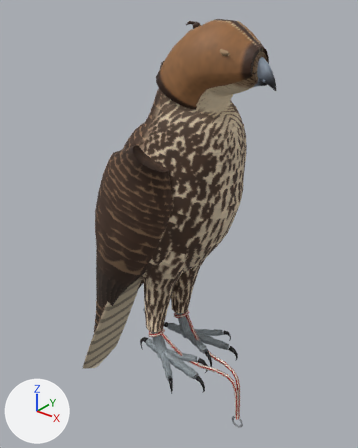
Before and after pictures for a commit that changed the glTF model assets_src/birds/saker_hooded.glb.
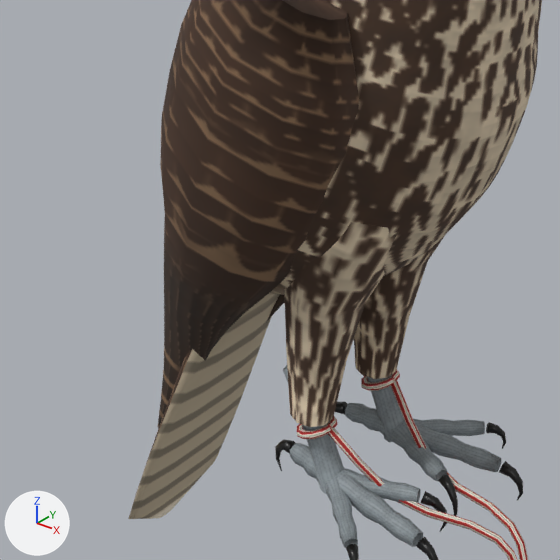
The first picture shows the older version from a 50 mm lens placed at (0.278, -0.342, 0.364), pointed at (-0.013, 0.021, 0.138). The close-ups show the older and then the newer version on the part from 9% to 70% of the width and 37% to 86% of the height of that picture. Only the edits that show in the close-ups are written down. The lights are fixed; the arrows at lower left show +X, +Y and +Z. Where no turn or scale is listed for an object, it has been applied to the vertices. Vertices at exactly the same position are counted once.

The older version as bpy lines, for what is in view:
```python
me_saker_body = bpy.data.meshes.new('saker_body')
me_saker_body.from_pydata(...)  # 3014 vertices, 5896 faces; spans x -0.142..0.098, y -0.073..0.073, z -0.108..0.335
me_saker_body.materials.append(mat_saker)
me_saker_jesses = bpy.data.meshes.new('saker_jesses')
me_saker_jesses.from_pydata(...)  # 284 vertices, 560 faces; spans x -0.0184..0.0913, y -0.0309..0.0309, z -0.0669..0.0311
me_saker_jesses.materials.append(mat_saker)
ob_saker_body = bpy.data.objects.new('saker_body', me_saker_body)
ob_saker_body.location = (0.0, 0.0, 0.0)
ob_saker_jesses = bpy.data.objects.new('saker_jesses', me_saker_jesses)
ob_saker_jesses.location = (0.0, 0.0, 0.0)
```
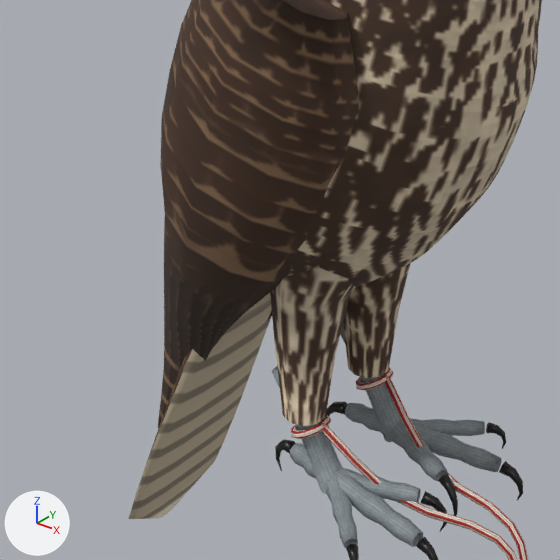
What the commit changed:
me_saker_body is used by ob_saker_body; location (0.0, 0.0, 0.0).
me_saker_body had 3014 vertices, 5896 faces and spanned x -0.142..0.098, y -0.073..0.073, z -0.108..0.335.
me_saker_body now has 2738 vertices, 5352 faces and spans x -0.142..0.098, y -0.073..0.073, z -0.108..0.335.
me_saker_body part 1: the loose piece of 52 vertices spanning x -0.021..0.038, y -0.046..0.006, z 0.032..0.16 is rebuilt with 52 vertices and now spans x -0.028..0.033, y -0.05..0.01, z 0.031..0.165.
me_saker_body part 2: the loose piece of 52 vertices spanning x -0.021..0.038, y -0.006..0.046, z 0.032..0.16 is rebuilt with 52 vertices and now spans x -0.028..0.033, y -0.01..0.05, z 0.031..0.165.
me_saker_body part 3: 54 vertices moved from x -0.026..0.006, y -0.028..0.028, z -0.002..0.056 to x -0.032..0.005, y -0.028..0.028, z -0.003..0.053.
Other edits to the shape of me_saker_body do not show in these pictures.
me_saker_jesses is used by ob_saker_jesses; location (0.0, 0.0, 0.0).
me_saker_jesses had 284 vertices, 560 faces and spanned x -0.0184..0.0913, y -0.0309..0.0309, z -0.0669..0.0311.
me_saker_jesses now has 284 vertices, 560 faces and spans x -0.0215..0.0913, y -0.0309..0.0309, z -0.0669..0.0305.
me_saker_jesses part 4: the loose piece of 60 vertices spanning x -0.0184..-0.0011, y 0.0124..0.0309, z 0.0224..0.0311 is turned -7.5 degrees about the y axis through the mesh origin.
me_saker_jesses part 5: the loose piece of 60 vertices spanning x -0.0184..-0.0011, y -0.0309..-0.0124, z 0.0224..0.0311 is turned -7.5 degrees about the y axis through the mesh origin.
me_saker_jesses part 6: 42 of 284 vertices moved; they spanned x -0.0044..0.0412, y -0.0232..0.0232, z -0.0012..0.0306 and now span x -0.008..0.0414, y -0.0233..0.0233, z -0.0011..0.0301; mean shift (-0.0015, 0.0, -0.0003); largest move (-0.002, 0.0232, 0.0297) -> (-0.0059, 0.0233, 0.0291).

What differs and where, as boxes (x1, y1, x2, y2) in the close-ups (560 x 560 px; the box of a moved part takes in the faces that stretch with it):
'saker_jesses', reshaped: before (297, 369, 529, 560); after (291, 367, 529, 560)
part 1 of me_saker_body, rebuilt: before (284, 222, 399, 427); after (270, 265, 355, 426)
part 2 of me_saker_body, rebuilt: before (354, 234, 446, 379); after (343, 263, 411, 378)
part 3 of me_saker_body, moved or reshaped: before (283, 339, 404, 494); after (272, 324, 401, 494)
part 4 of me_saker_jesses, moved or reshaped: before (361, 369, 400, 391); after (356, 367, 393, 391)
part 5 of me_saker_jesses, moved or reshaped: before (297, 416, 337, 439); after (291, 414, 331, 439)
part 6 of me_saker_jesses, moved or reshaped: before (328, 379, 492, 529); after (321, 376, 492, 529)
